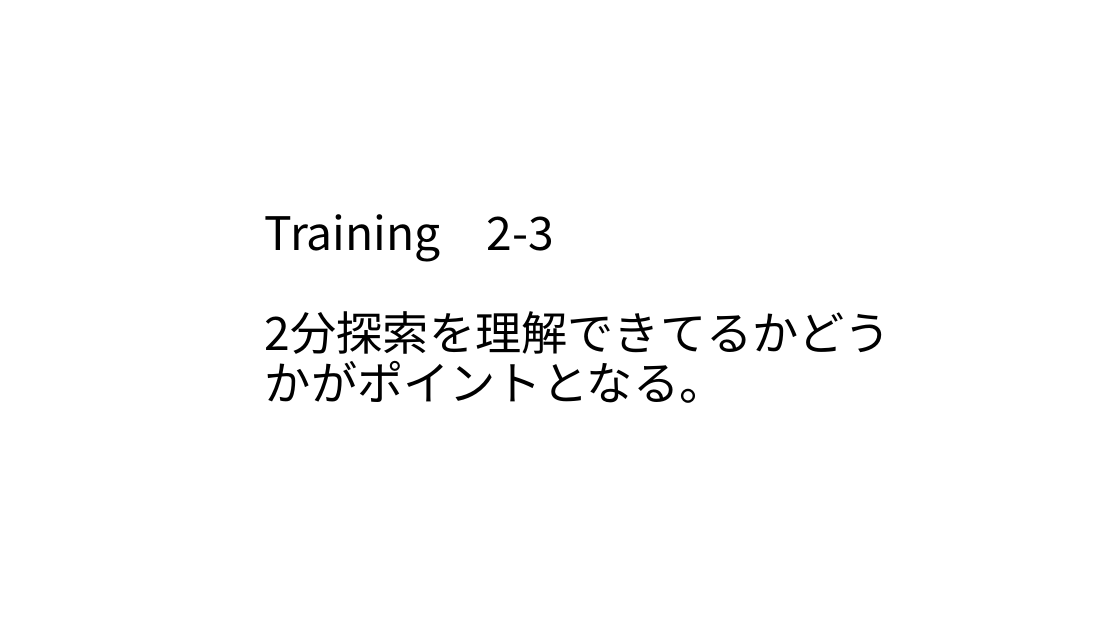
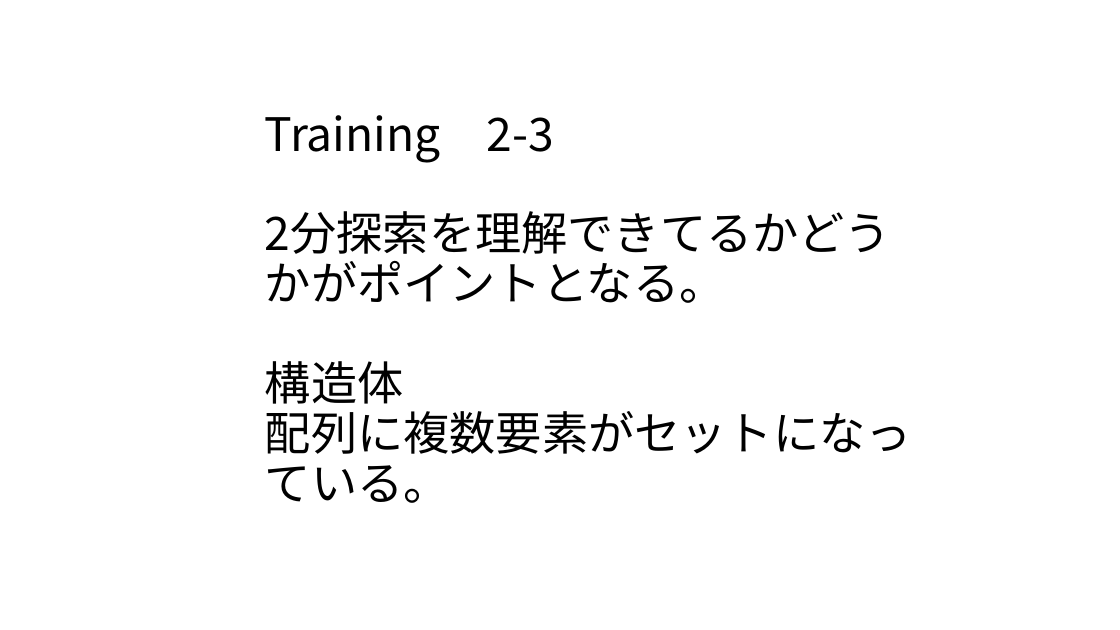
Before and after one commit to masakage/algorithm, a slide deck: slide 9 of docs/第10回探索アルゴリズム.pptx. Drawn at 1120x630 pixels with LibreOffice and Linux fonts; fonts in the diff are those of the drawing. Boxes give left, top, right and bottom in pixels: in the first picture for what was removed or moved away, otherwise in the second. Text is boxed around its words. In the diff, an @@ line names an element or a change of style, - is before the commit and + after.

Commit message:
modified

```diff
--- a/docs/第10回探索アルゴリズム.pptx
+++ b/docs/第10回探索アルゴリズム.pptx
@@ title at [265, 115, 912, 503]: text changed @@
-Training 2-3
-2分探索を理解できてるかどうかがポイントとなる。
+Training 2-3
+2分探索を理解できてるかどうかがポイントとなる。
+構造体
+配列に複数要素がセットになっている。
```
